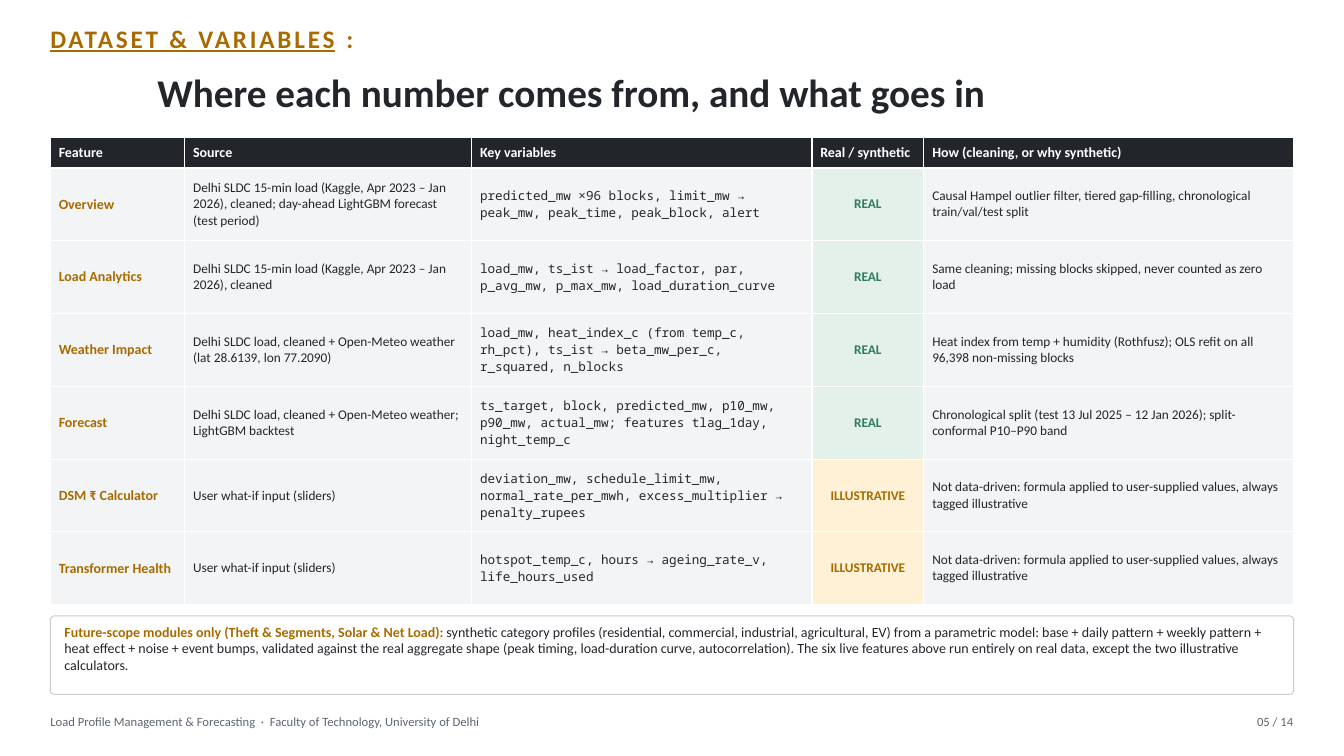
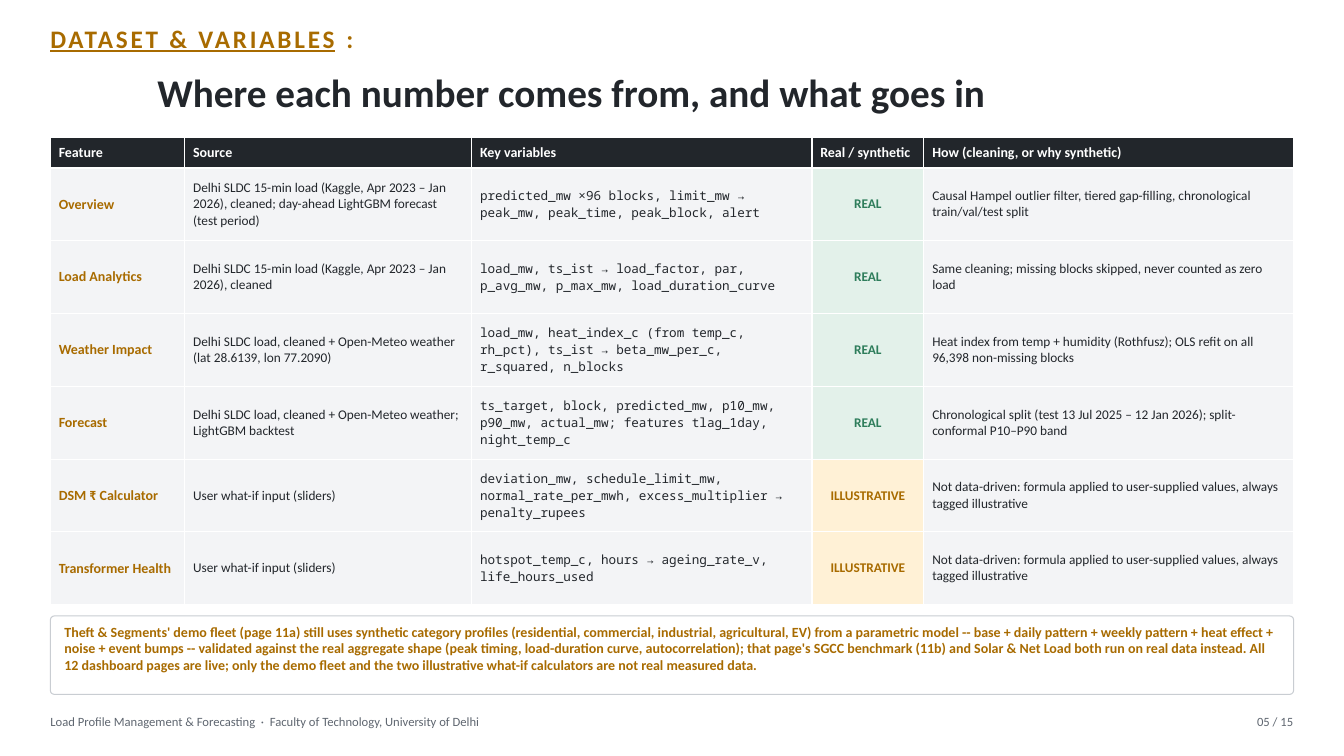
Before and after one commit to Vansh-lab/lpmf, a slide deck: slide 5 of docs/LPMF_Project_Presentation.pptx. Drawn at 1344x756 pixels with LibreOffice and Linux fonts; fonts in the diff are those of the drawing. Boxes give left, top, right and bottom in pixels: in the first picture for what was removed or moved away, otherwise in the second. Text is boxed around its words. In the diff, an @@ line names an element or a change of style, - is before the commit and + after.

```diff
--- a/docs/LPMF_Project_Presentation.pptx
+++ b/docs/LPMF_Project_Presentation.pptx
@@ text at bbox=[64, 626, 1265, 673]: text changed; text colour #22262B to #A86B00; bold on @@
-Future-scope modules only (Theft & Segments, Solar & Net Load): synthetic category profiles (residential, commercial, industrial, agricultural, EV) from a parametric model: base + daily pattern + weekly pattern + heat effect + noise + event bumps, validated against the real aggregate shape (peak timing, load-duration curve, autocorrelation). The six live features above run entirely on real data, except the two illustrative calculators.
+Theft & Segments' demo fleet (page 11a) still uses synthetic category profiles (residential, commercial, industrial, agricultural, EV) from a parametric model -- base + daily pattern + weekly pattern + heat effect + noise + event bumps -- validated against the real aggregate shape (peak timing, load-duration curve, autocorrelation); that page's SGCC benchmark (11b) and Solar & Net Load both run on real data instead. All 12 dashboard pages are live; only the demo fleet and the two illustrative what-if calculators are not real measured data.
@@ text at bbox=[1257, 718, 1293, 726]: text changed @@
-05 / 14
+05 / 15
```
Also in this commit, not shown: 5 other slides changed, 7 slides added, 6 slides removed, 2 other files.
